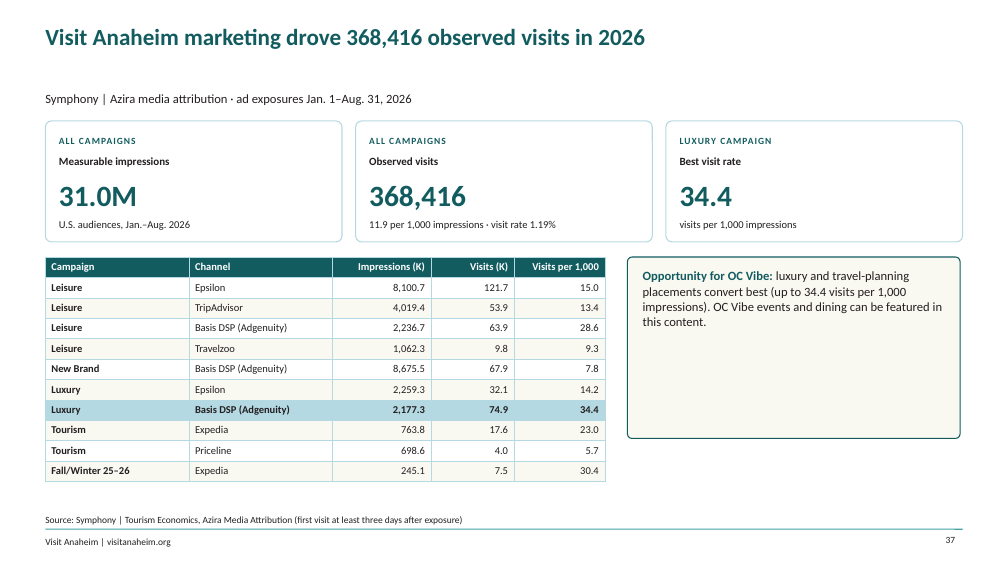
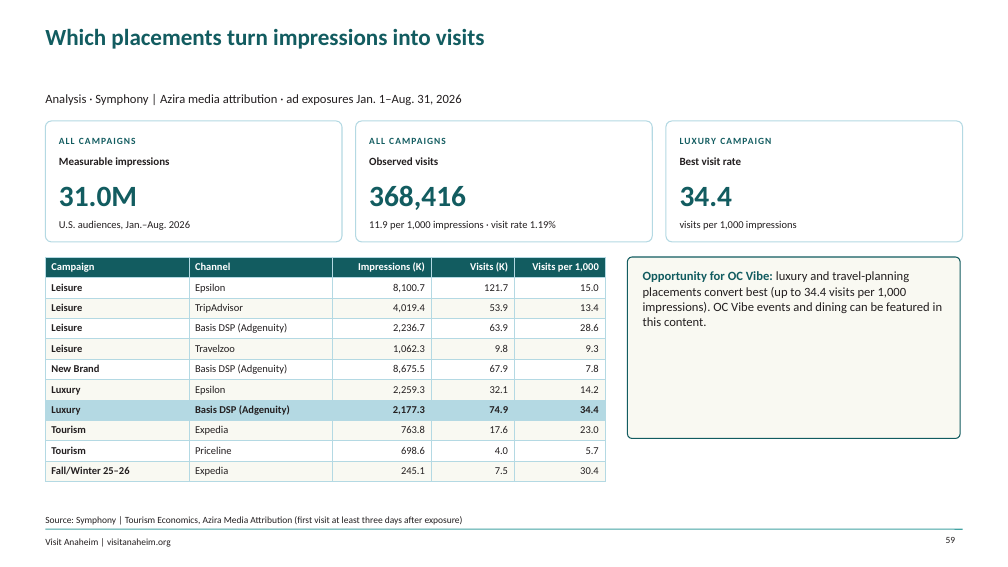
Before and after one commit to bi-visitanaheim/oc-vibe-insights, a slide deck: slide 59 of pipeline/OC_Vibe_Insights.pptx (slide 37 before the commit). Drawn at 1008x567 pixels with LibreOffice and Linux fonts; fonts in the diff are those of the drawing; background and template pictures are left out. Boxes give left, top, right and bottom in pixels: in the first picture for what was removed or moved away, otherwise in the second. Text is boxed around its words. In the diff, an @@ line names an element or a change of style, - is before the commit and + after.

```diff
--- a/pipeline/OC_Vibe_Insights.pptx
+++ b/pipeline/OC_Vibe_Insights.pptx
@@ title at (45,28,485,49): text changed @@
-Visit Anaheim marketing drove 368,416 observed visits in 2026
+Which placements turn impressions into visits
@@ text at (45,94,462,105): text changed @@
-Symphony | Azira media attribution · ad exposures Jan. 1–Aug. 31, 2026
+Analysis · Symphony | Azira media attribution · ad exposures Jan. 1–Aug. 31, 2026
@@ page number at (946,537,956,543): text changed @@
-37
+59
```
Also in this commit, not shown: 54 other slides changed, 18 slides added, 3 slides removed, 20 other files.
